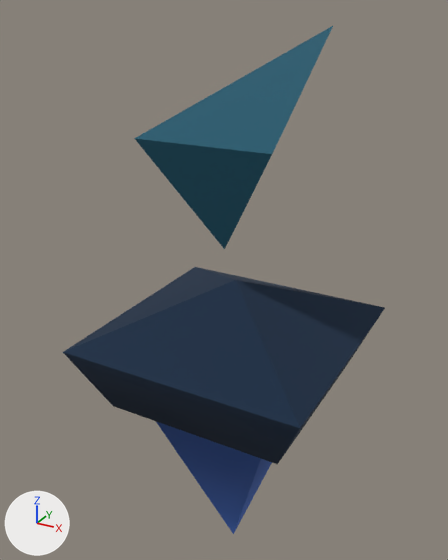
What one commit did to the FBX model Assets/3D Objects/SuperSniper.fbx.
The view is the same before and after, from a 50 mm lens placed at (5.7, -10.88, 12.67), pointed at (-0.87, 1.06, 6.7). The axes (+X, +Y, +Z) are drawn at lower left. The lights are the same throughout. Where no turn or scale is listed for an object, it has been applied to the vertices.

Script lines for the objects in view, before the commit:
```python
me_cube_002 = bpy.data.meshes.new('Cube.002')
me_cube_002.from_pydata(...)  # 14 vertices, 16 faces; spans x -2.65..2.65, y -2.65..2.65, z 0.0..7.29
# faces by material slot: [4, 12]
me_cube_002.materials.append(mat_blue)  # blue #436dc4
me_cube_002.materials.append(mat_dark_blue)  # dark blue #122a43
me_icosphere = bpy.data.meshes.new('Icosphere')
me_icosphere.from_pydata([(-1.41, -0.85, 0.54), (0.0, 5.73, 2.37), (0.0, 0.08, -1.73), (1.41, -0.84, 0.54)], [], [(1, 2, 0), (2, 1, 3), (3, 1, 0), (3, 0, 2)])
me_icosphere.materials.append(mat_dark)  # dark cyan #19576c
ob_cube_001 = bpy.data.objects.new('Cube.001', me_cube_002)
ob_cube_001.location = (0.0, 0.0, 0.0)
ob_tetrahedron = bpy.data.objects.new('Tetrahedron', me_icosphere)
ob_tetrahedron.location = (0.0, -0.58, 9.88)
```
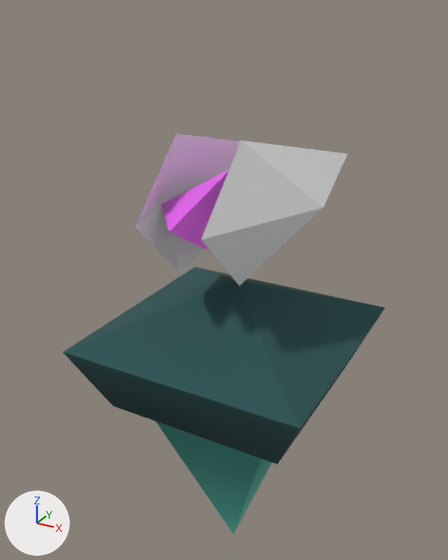
What differs and where, as boxes [x1, y1, x2, y2] in the pictures (448 x 560 px):
'Cone.001', added: after [135, 134, 347, 286]
'Tetrahedron', deleted (cyan): before [134, 26, 333, 249]
'Cone', added (pink): after [161, 170, 229, 251]
part 1 of me_cube_002, recoloured (blue to cyan): [156, 422, 272, 534] in both
part 2 of me_cube_002, recoloured (blue to cyan): [63, 267, 385, 464] in both

The change, as a diff of the scene's bpy script:
```diff
--- a/Assets/3D Objects/SuperSniper.fbx.py
+++ b/Assets/3D Objects/SuperSniper.fbx.py
@@ mat_green @@
+mat_green = principled_material('Green')
+mat_green.base_color = (0.106, 0.554, 0.464)  # cyan #5cc4b5
+mat_green.roughness = 1.0
@@ mat_dark_green @@
+mat_dark_green = principled_material('Dark Green')
+mat_dark_green.base_color = (0.0224, 0.0853, 0.0853)  # dark cyan #295252
+mat_dark_green.roughness = 1.0
@@ mat_pink @@
+mat_pink = principled_material('Pink')
+mat_pink.base_color = (0.838, 0.127, 0.919)  # pink #ec64f6
+mat_pink.roughness = 0.4
@@ mat_material @@
+mat_material = principled_material('Material')
+mat_material.base_color = (0.8, 0.8, 0.8)  # white #e7e7e7
+mat_material.roughness = 0.4
@@ me_cube_002 @@
 me_cube_002.from_pydata(...)  # 14 vertices, 16 faces; spans x -2.65..2.65, y -2.65..2.65, z 0.0..7.29
 # used by ob_cube_001; location = (0.0, 0.0, 0.0)
+# me_cube_002 part 1: all 4 faces that had it switch from mat_blue (blue #436dc4) to mat_green (cyan #5cc4b5)
+# me_cube_002 part 2: all 12 faces that had it switch from mat_dark_blue (dark blue #122a43) to mat_dark_green (dark cyan #295252)
@@ me_cone_002 @@
+me_cone_002.from_pydata([(-1.04, -1.34, 0.0), (0.52, -1.34, -0.9), (0.52, -1.34, 0.9), (0.0, 3.08, 0.0), (0.0, -2.64, 0.0)], [], [(0, 3, 1), (1, 3, 2), (2, 3, 0), (2, 4, 1), (1, 4, 0), (0, 4, 2)])
+me_cone_002.materials.append(mat_pink)  # pink #ec64f6
@@ me_cone_001 @@
+me_cone_001.from_pydata([(-0.68, 4.51, 0.0), (-0.68, -1.65, 1.4), (-0.68, -1.65, -1.4), (-1.82, -0.37, 0.0), (-0.68, -3.05, 0.0), (0.68, 4.51, 0.0), (0.68, -1.65, -1.4), (0.68, -1.65, 1.4), (1.82, -0.37, 0.0), (0.68, -3.05, 0.0), (-1.07, -1.65, 0.0), (1.07, -1.65, 0.0)], [], [(0, 3, 1), (4, 3, 2), (2, 3, 0), (1, 3, 4), (5, 8, 6), (9, 8, 7), (7, 8, 5), (6, 8, 9), (1, 10, 0), (4, 10, 1), (4, 2, 10), (2, 0, 10), (9, 11, 6), (9, 7, 11), (7, 5, 11), (6, 11, 5)])
+me_cone_001.materials.append(mat_material)  # white #e7e7e7
@@ ob_tetrahedron @@
-ob_tetrahedron = bpy.data.objects.new('Tetrahedron', me_icosphere)
-ob_tetrahedron.location = (0.0, -0.58, 9.88)
@@ ob_cone @@
+ob_cone = bpy.data.objects.new('Cone', me_cone_002)
+ob_cone.location = (0.0, 0.17, 9.14)
@@ ob_cone_001 @@
+ob_cone_001 = bpy.data.objects.new('Cone.001', me_cone_001)
+ob_cone_001.location = (0.0, 0.52, 9.13)
```
